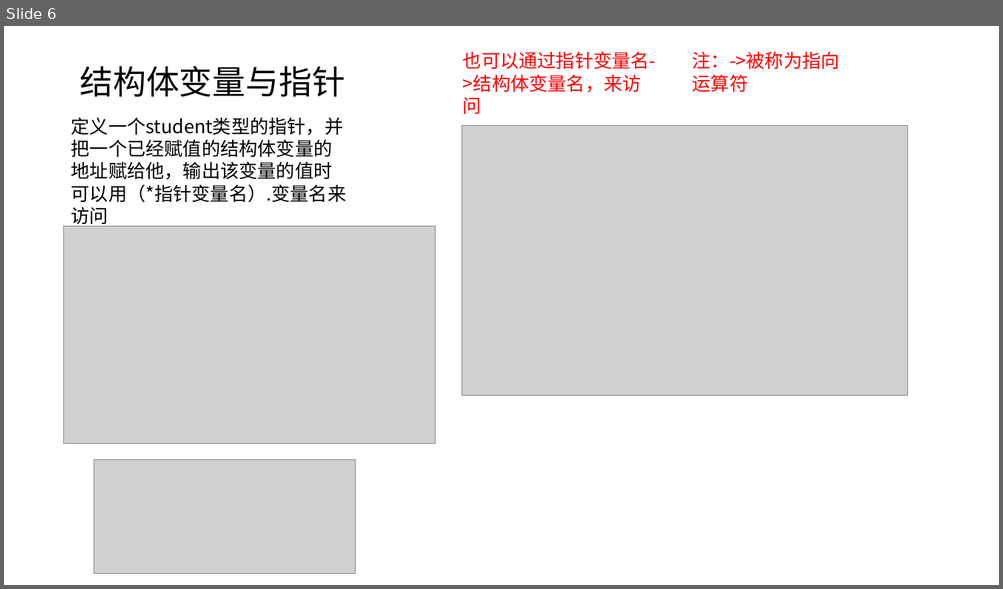
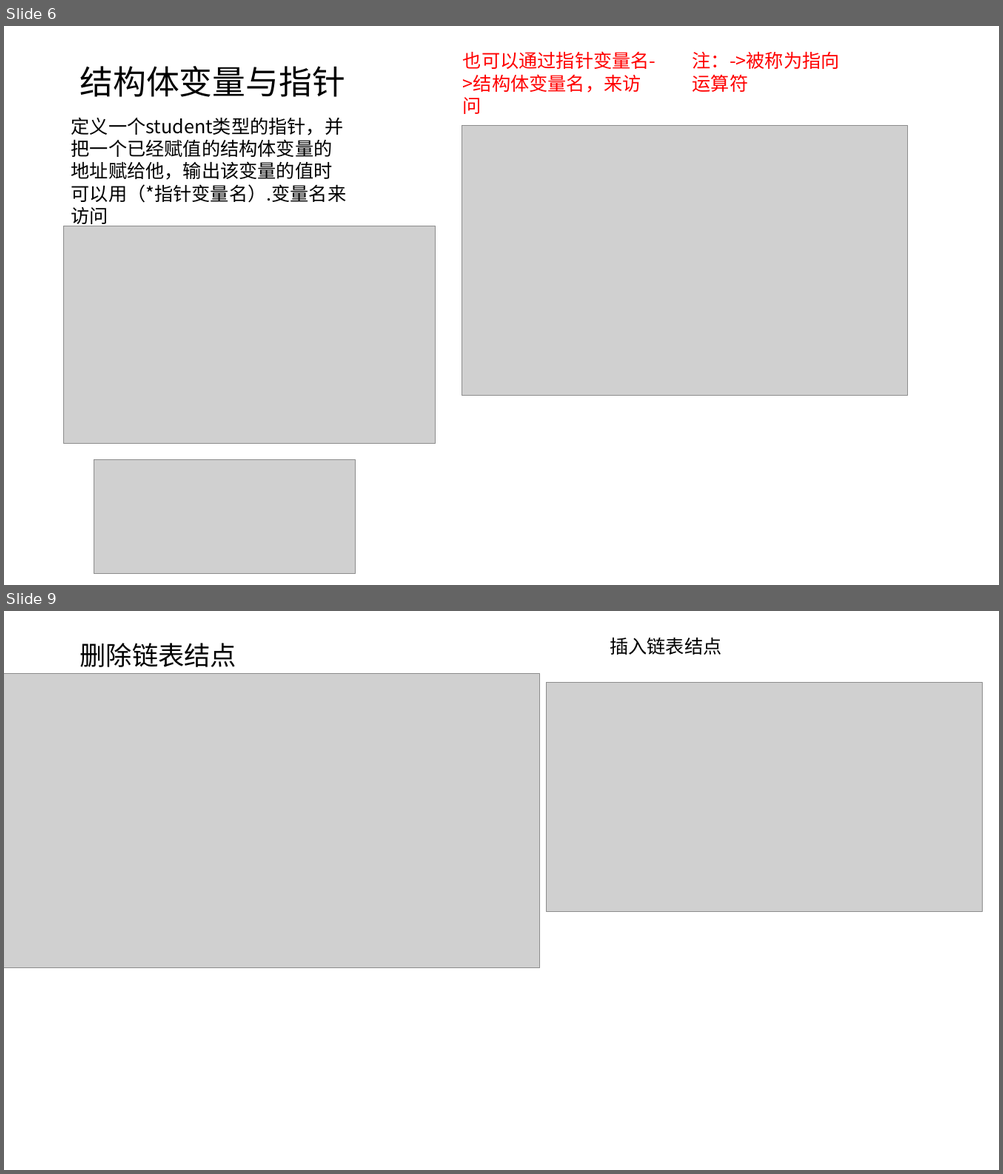
Before and after one commit to SSPUlearningteam1/ClanguagelearningPPT, a slide deck: 20181019-20181026-张雁君.pptx. Shown one above the other, each under a label of ours: slide 6 before the commit, slides 6 and 9 after it; the slides between them are not shown. The pictures are 1003x589 and 1003x1174 pixels, drawn with LibreOffice and Linux fonts; fonts in the diff are those of the drawing; grey boxes stand for pictures. Boxes give left, top, right and bottom in pixels: in the first picture for what was removed or moved away, otherwise in the second. Text is boxed around its words. In the diff, an @@ line names an element or a change of style, - is before the commit and + after.

```diff
--- a/20181019-20181026-张雁君.pptx
+++ b/20181019-20181026-张雁君.pptx
@@ slide 9 added at bbox=[4, 611, 999, 1170], background #FFFFFF @@
@@ title added at bbox=[79, 643, 236, 667], 25.2 pt, text #000000 @@
+删除链表结点
@@ text added at bbox=[609, 637, 721, 655], 18 pt, text #000000 @@
+插入链表结点
@@ picture added at bbox=[4, 674, 539, 968] @@
@@ picture added at bbox=[546, 683, 982, 911] @@
```
Also in this commit, not shown: 2 other slides added.
